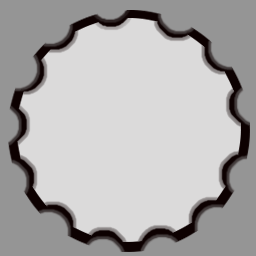
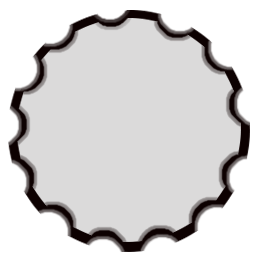
Layered file, before and after one edit (256 x 256). Changes by layer:
hid "Layer 0 copy" over box(0, 0, 256, 256)
